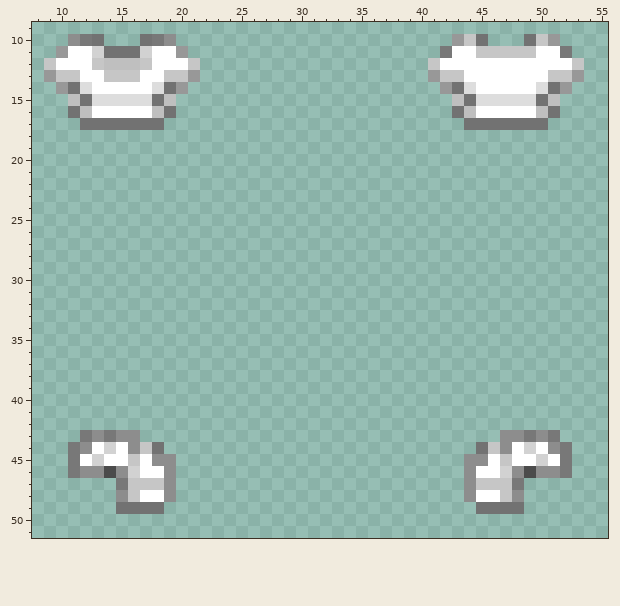
Pixel-art sprite, stored at Resources/Textures/_Impstation/Mobs/Customization/undershirt.rsi/rolled_undershirt.png. The first picture shows the starting point.
The file is 64x64 pixels. Colours within 5 levels of each other are drawn and written as one. Shown: x 8..55, y 9..51.
After the commit:
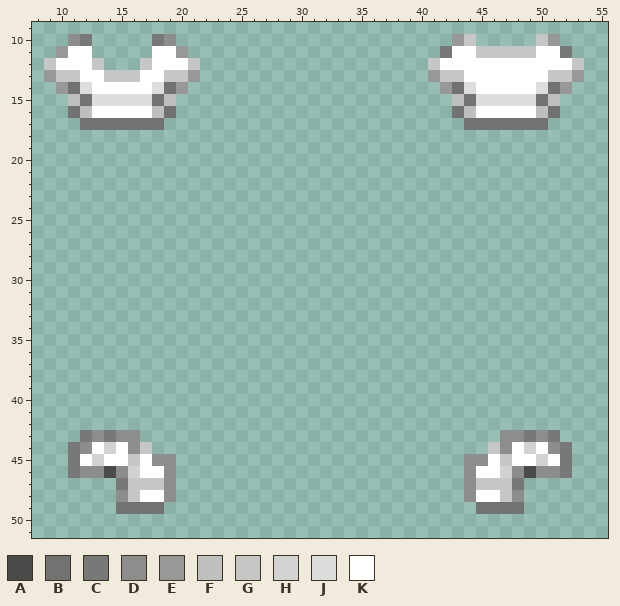
Palette (. is transparent): A #4b4b4b  B #727272  C #787878  D #8d8d8d  E #989898  F #bfbfbf  G #c6c6c6  H #d2d2d2  J #dddddd  K #ffffff
What changed:
Colour B is removed in row 10 at x 13, 17, 45 and 49; in row 11 at x 14 to 16; in row 44 at x 18 and 45.
Colour F is removed in row 12 at x 14 to 16.
Colour H is removed in row 11 at x 13 and 17.
Pixel boxes of the changes (left, top, right, bottom) in both pictures:
erased: (92, 34, 152, 70)
erased: (476, 34, 536, 46)
erased: (152, 442, 164, 454)
erased: (476, 442, 488, 454)
